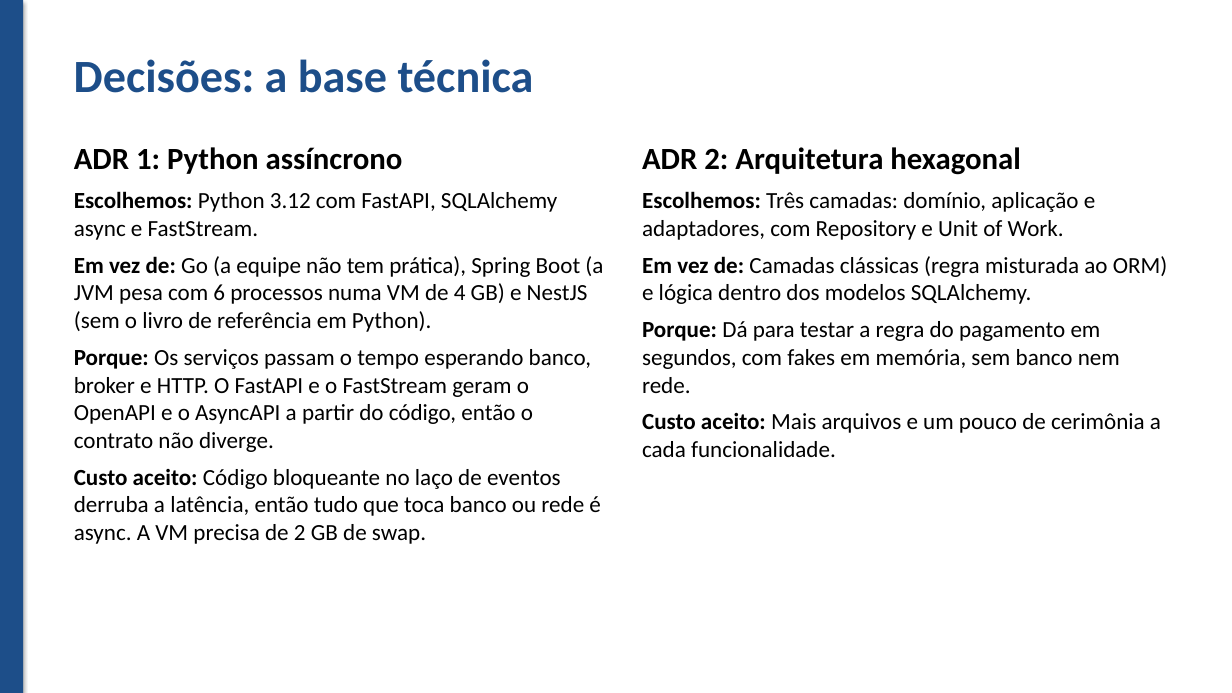
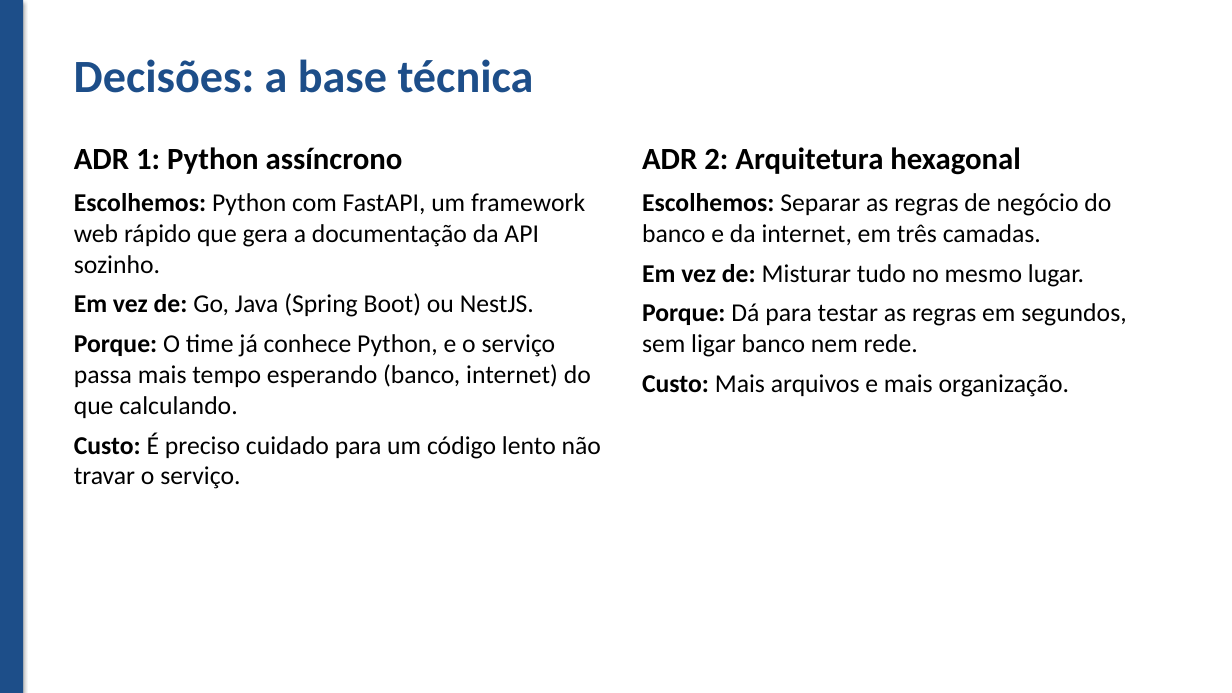
Before and after one commit to OcimarSchroederJR/delivery-financeiro, a slide deck: slide 6 of docs/apresentacao/apresentacao.pptx. Drawn at 1232x693 pixels with LibreOffice and Linux fonts; fonts in the diff are those of the drawing. Boxes give left, top, right and bottom in pixels: in the first picture for what was removed or moved away, otherwise in the second. Text is boxed around its words. In the diff, an @@ line names an element or a change of style, - is before the commit and + after.

Commit message:
docs(apresentacao): simplifica as decisões e remove a demonstração
Decisões em linguagem simples, sem perder o porquê de cada escolha. 'O que ficou de fora' explica cada tecnologia em uma linha. Remove o slide de Demonstração e as linhas de produção a preencher depois do deploy.

```diff
--- a/docs/apresentacao/apresentacao.pptx
+++ b/docs/apresentacao/apresentacao.pptx
@@ text at [74, 193, 601, 489]: text changed; size 18 to 20 pt @@
-Escolhemos: Python 3.12 com FastAPI, SQLAlchemy async e FastStream.
-Em vez de: Go (a equipe não tem prática), Spring Boot (a JVM pesa com 6 processos numa VM de 4 GB) e NestJS (sem o livro de referência em Python).
-Porque: Os serviços passam o tempo esperando banco, broker e HTTP. O FastAPI e o FastStream geram o OpenAPI e o AsyncAPI a partir do código, então o contrato não diverge.
-Custo aceito: Código bloqueante no laço de eventos derruba a latência, então tudo que toca banco ou rede é async. A VM precisa de 2 GB de swap.
+Escolhemos: Python com FastAPI, um framework web rápido que gera a documentação da API sozinho.
+Em vez de: Go, Java (Spring Boot) ou NestJS.
+Porque: O time já conhece Python, e o serviço passa mais tempo esperando (banco, internet) do que calculando.
+Custo: É preciso cuidado para um código lento não travar o serviço.
@@ text at [642, 193, 1126, 397]: text changed; size 18 to 20 pt @@
-Escolhemos: Três camadas: domínio, aplicação e adaptadores, com Repository e Unit of Work.
-Em vez de: Camadas clássicas (regra misturada ao ORM) e lógica dentro dos modelos SQLAlchemy.
-Porque: Dá para testar a regra do pagamento em segundos, com fakes em memória, sem banco nem rede.
-Custo aceito: Mais arquivos e um pouco de cerimônia a cada funcionalidade.
+Escolhemos: Separar as regras de negócio do banco e da internet, em três camadas.
+Em vez de: Misturar tudo no mesmo lugar.
+Porque: Dá para testar as regras em segundos, sem ligar banco nem rede.
+Custo: Mais arquivos e mais organização.
```
Also in this commit, not shown: 6 other slides changed, 1 slide removed.
